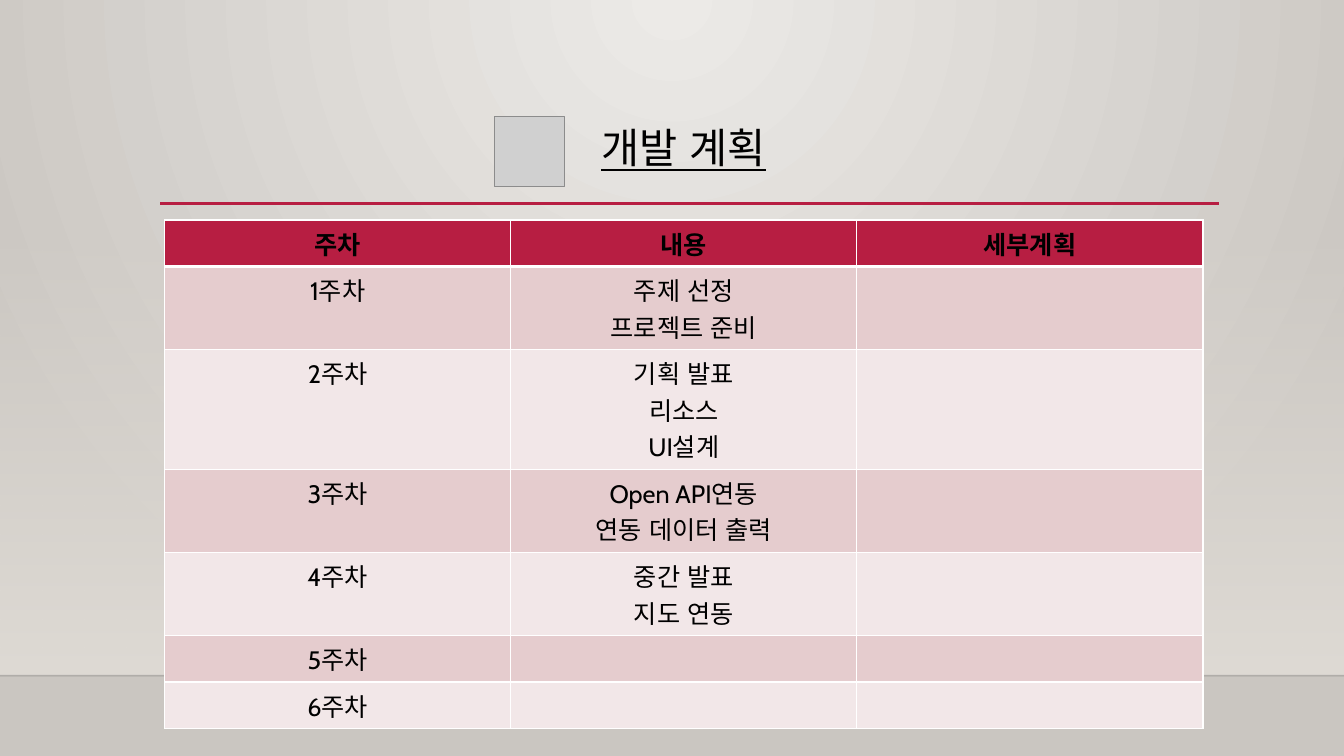
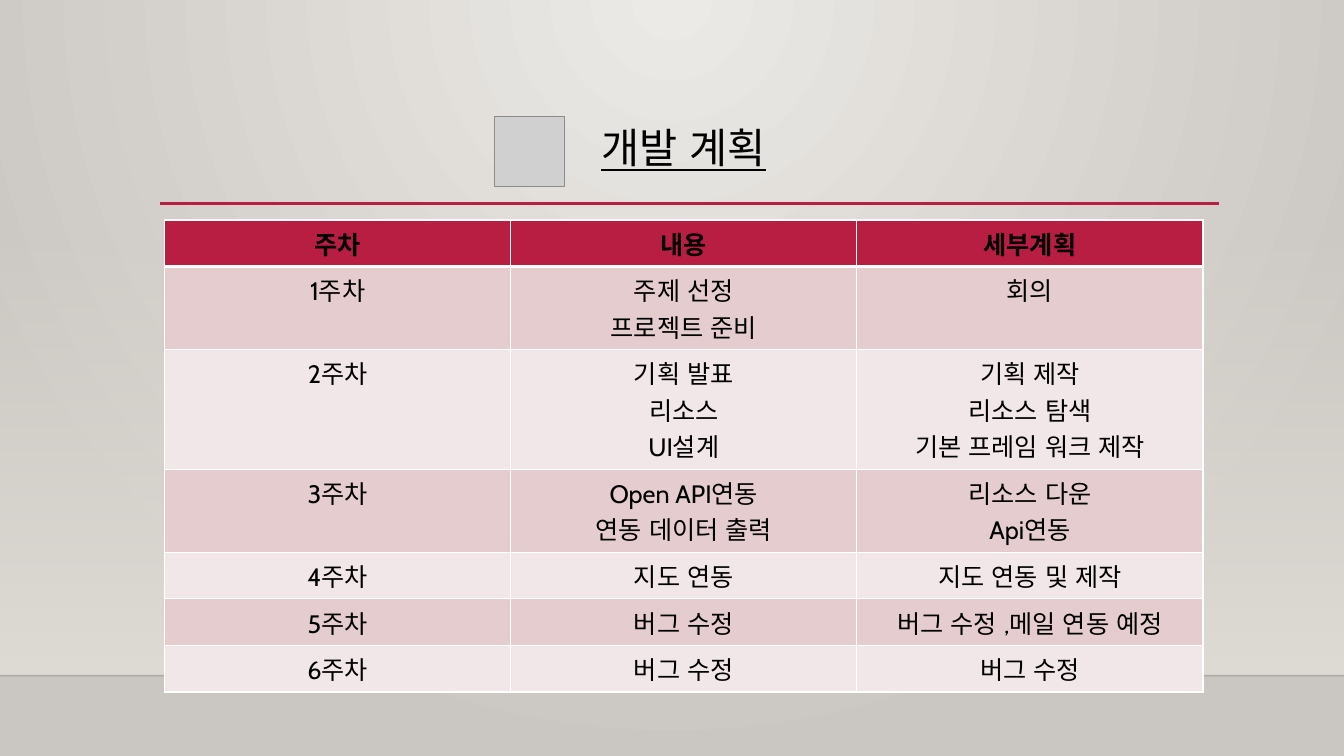
Before and after one commit to changgeunjoe/scriptLang, a slide deck: slide 6 of 프로젝트 발표자료/스크립트 언어 기획 발표.pptx. Drawn at 1344x756 pixels with LibreOffice and Linux fonts; fonts in the diff are those of the drawing; grey boxes stand for pictures; background and template pictures are left out. Boxes give left, top, right and bottom in pixels: in the first picture for what was removed or moved away, otherwise in the second. Text is boxed around its words. In the diff, an @@ line names an element or a change of style, - is before the commit and + after.

```diff
--- a/프로젝트 발표자료/스크립트 언어 기획 발표.pptx
+++ b/프로젝트 발표자료/스크립트 언어 기획 발표.pptx
@@ table at [164, 220, 1202, 685] @@
-row 2, column 3: 
+row 2, column 3: 회의
-row 3, column 3: 
+row 3, column 3: 기획 제작 / 리소스 탐색 / 기본 프레임 워크 제작
-row 4, column 3: 
+row 4, column 3: 리소스 다운 / Api연동
-row 5, column 2: 중간 발표 / 지도 연동
+row 5, column 2: 지도 연동
-row 5, column 3: 
+row 5, column 3: 지도 연동 및 제작
-row 6, column 2: 
+row 6, column 2: 버그 수정
-row 6, column 3: 
+row 6, column 3: 버그 수정 ,메일 연동 예정
-row 7, column 2: 
+row 7, column 2: 버그 수정
-row 7, column 3: 
+row 7, column 3: 버그 수정
```
Also in this commit, not shown: 1 other slide changed.
